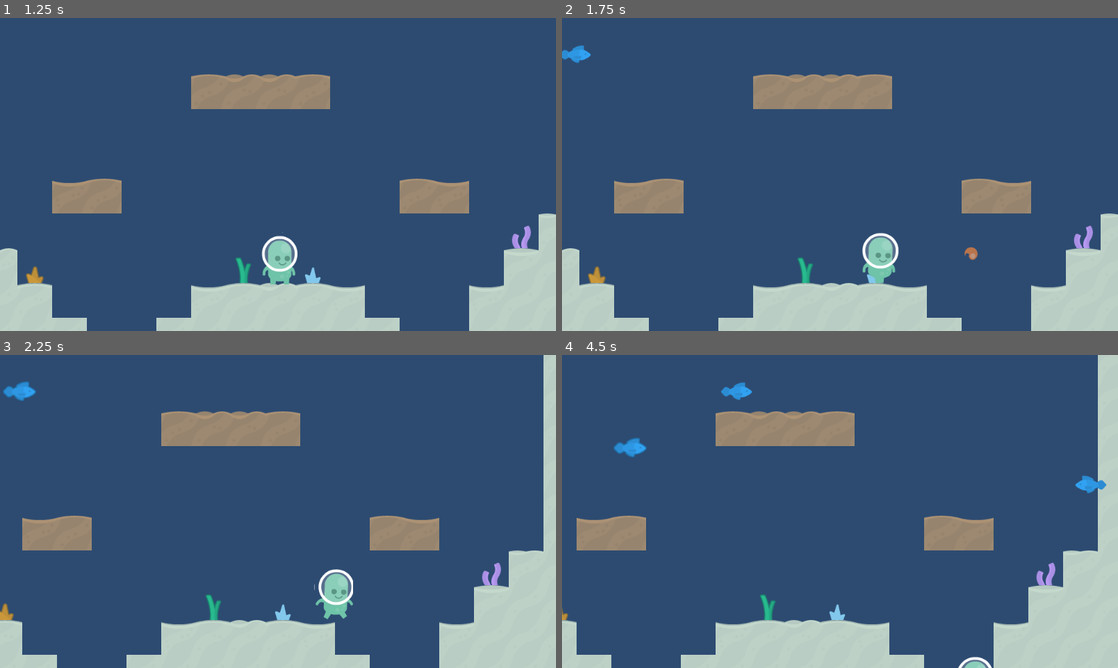
Above: before the commit, frames 1-4 (two rows, left to right).
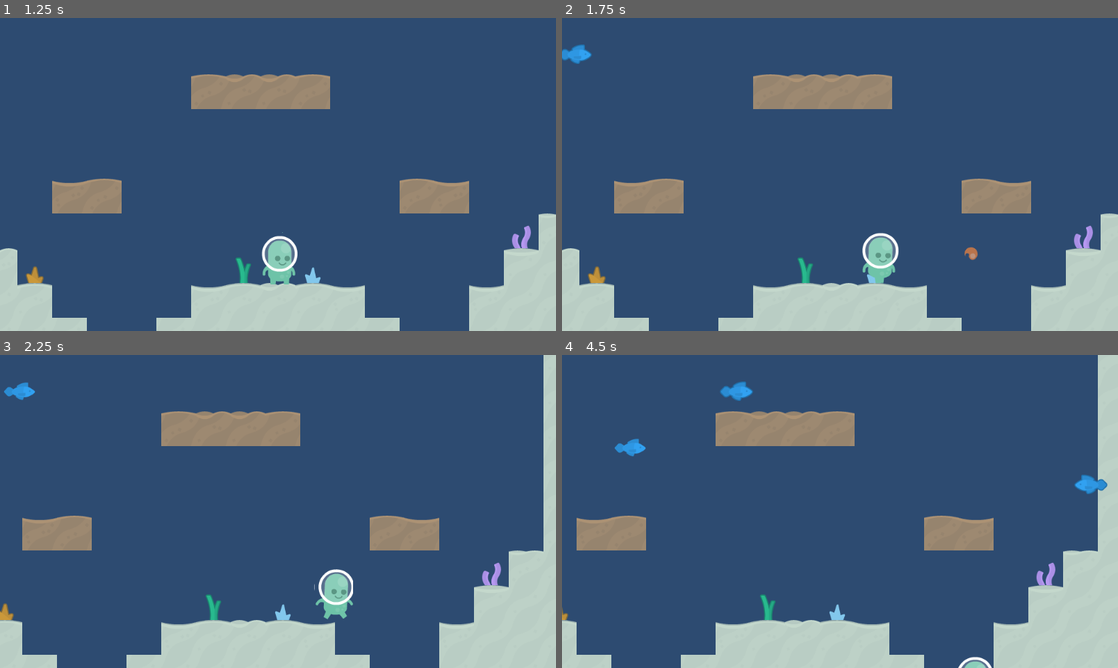
Above: after the commit, the same moments.

Repository: cpvanlue/dive-bug
Game: Godot game, scene res://MainMenu/MainMenu.tscn
The game is run twice, just before and just after one commit, with the same random seed, the same clock (stepped at 60 frames per second) and the same inputs.
Inputs:
- Up to frame 1 (1.25 s): click "Play" at 0.5 s
- Up to frame 2 (1.75 s): tap Enter (shoot) at 1.25, 1.35 s; hold D (right) from 1.28 s (still down)
- Up to frame 3 (2.25 s): keep holding D (right); tap Shift (sprint) at 2.1 s
- Up to frame 4 (4.5 s): release D (right) at 2.78 s; hold A (left) 2.78-3.53 s; tap Space (swim) at 2.85 s; hold D (right) from 3.53 s (still down); tap Enter (shoot) at 3.6 s; hold Shift (sprint) from 4.28 s (still down)

Frame 1 is identical in both runs. In frame 2, less than 0.1% of the frame differs, in the area x 0-6%, y 8-15%; in frame 3, less than 0.1%; in frame 4, 0.2%, in the area x 9-99%, y 8-45%.

Commit message:
Add enemy death animation

Diff:
--- a/Enemy/Enemy.gd
+++ b/Enemy/Enemy.gd
@@ -28,5 +28,14 @@
 
 func _physics_process(delta: float) -> void:
 	if health == 0:
-		self.queue_free()
-	var _collision = move_and_collide(velocity * delta)
+		deathAnimation()
+		set_physics_process(false)
+	else:
+		var _collision = move_and_collide(velocity * delta)
+
+
+func deathAnimation() -> void:
+	$AnimatedSprite.animation = "death"
+	$EnemyBody.disabled = true
+	$DeathTimer.start(0.25); yield($DeathTimer, "timeout")
+	self.queue_free()
--- a/Enemy/Enemy.tscn
+++ b/Enemy/Enemy.tscn
@@ -53,7 +53,6 @@
 [node name="AnimatedSprite" type="AnimatedSprite" parent="."]
 frames = SubResource( 6 )
 animation = "swim"
-frame = 1
 playing = true
 
-[node name="LayerTimer" type="Timer" parent="."]
+[node name="DeathTimer" type="Timer" parent="."]
--- a/Level/Level.gd
+++ b/Level/Level.gd
@@ -17,6 +17,7 @@
 			enemy.get_child(1).flip_h = true
 		add_child_below_node($TileMap, enemy)
 		spawnTimer()
+
 
 func _on_KillZone_body_entered(body: Node) -> void:
 	print(str(body.name) + " has been eliminated via a kill zone.")
